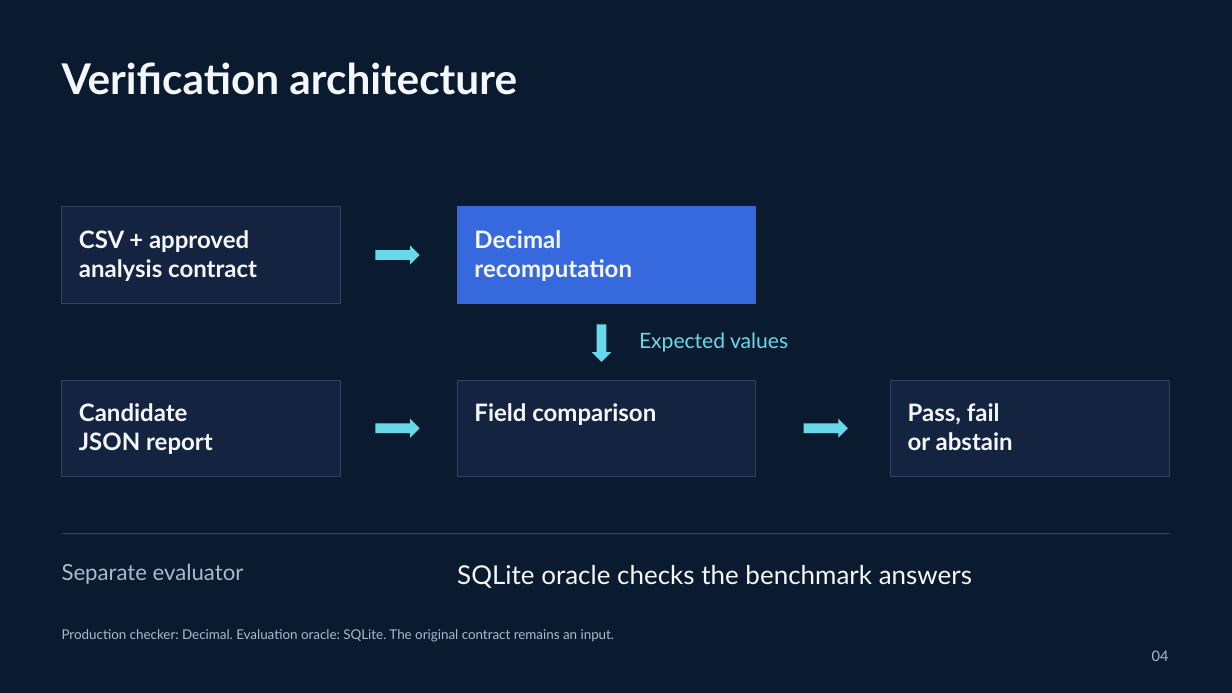
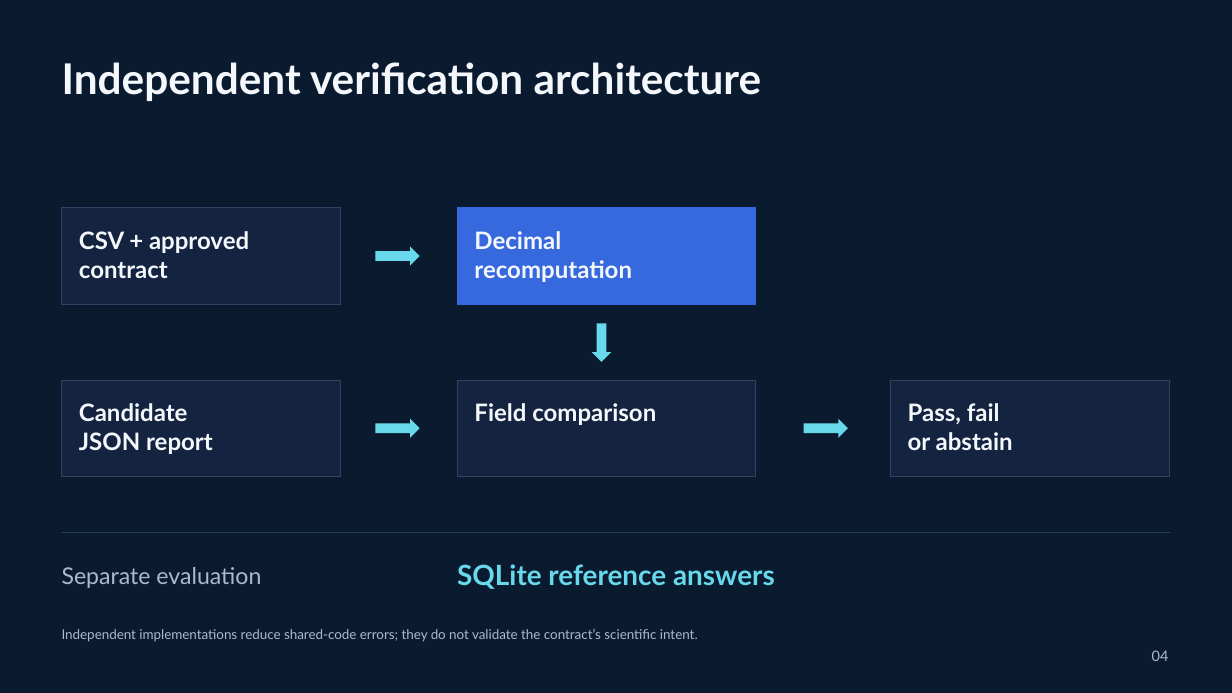
Before and after one commit to naazzarov/trustverify-ai-analysis, a slide deck: slide 4 of presentation/TrustVerify-Dark-Defense.pptx. Drawn at 1232x693 pixels with LibreOffice and Linux fonts; fonts in the diff are those of the drawing. Boxes give left, top, right and bottom in pixels: in the first picture for what was removed or moved away, otherwise in the second. Text is boxed around its words. In the diff, an @@ line names an element or a change of style, - is before the commit and + after.

```diff
--- a/presentation/TrustVerify-Dark-Defense.pptx
+++ b/presentation/TrustVerify-Dark-Defense.pptx
@@ text at bbox=[62, 62, 762, 101]: text changed @@
-Verification architecture
+Independent verification architecture
@@ text in rectangle at bbox=[79, 262, 168, 278]: text changed @@
-analysis contract
+contract
@@ text removed at bbox=[639, 332, 788, 352] @@
-Expected values
@@ text at bbox=[62, 567, 261, 588]: text changed; size 17.2 to 18 pt @@
-Separate evaluator
+Separate evaluation
@@ text at bbox=[457, 564, 775, 589]: text changed; size 20.2 to 21.8 pt; text colour #F4F7FC to #68D8EB; bold on @@
-SQLite oracle checks the benchmark answers
+SQLite reference answers
@@ text at bbox=[62, 629, 698, 642]: text changed @@
-Production checker: Decimal. Evaluation oracle: SQLite. The original contract remains an input.
+Independent implementations reduce shared-code errors; they do not validate the contract’s scientific intent.
```
Also in this commit, not shown: 6 other slides changed, 15 slides added, 9 slides removed, 41 other files.
